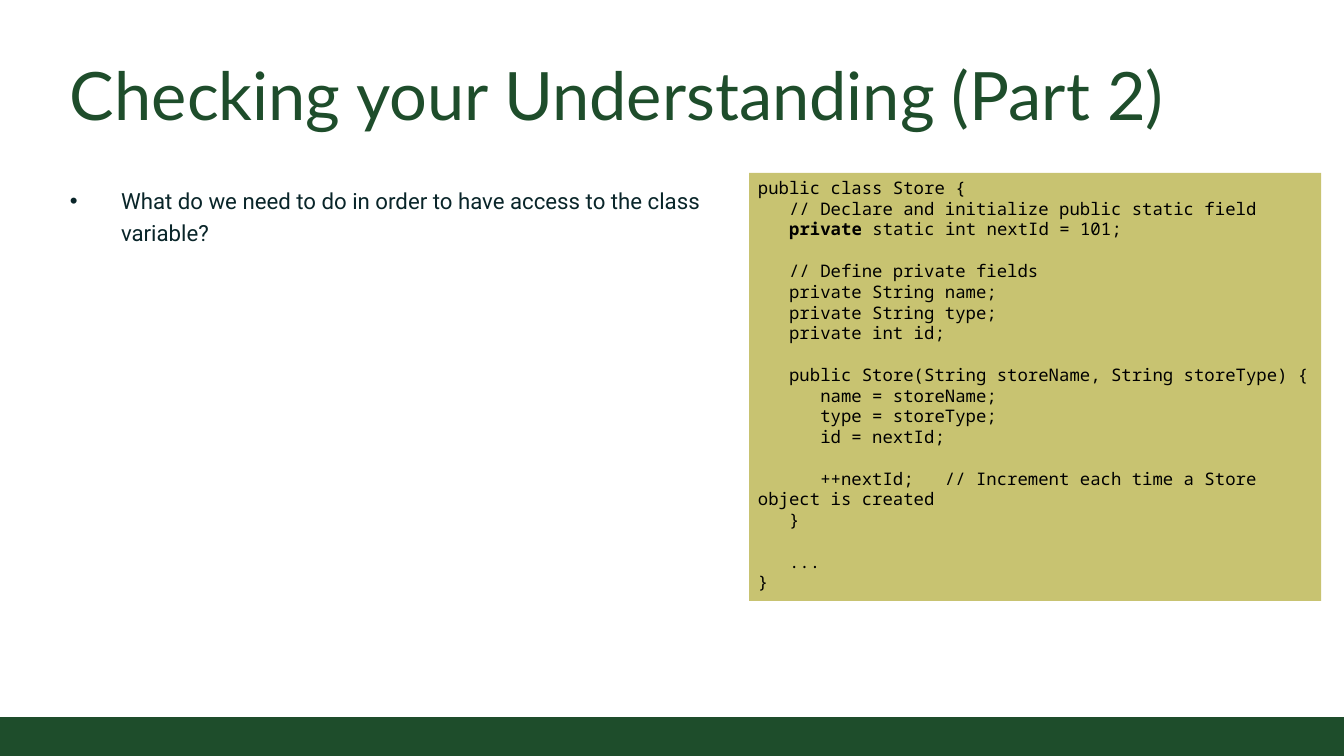
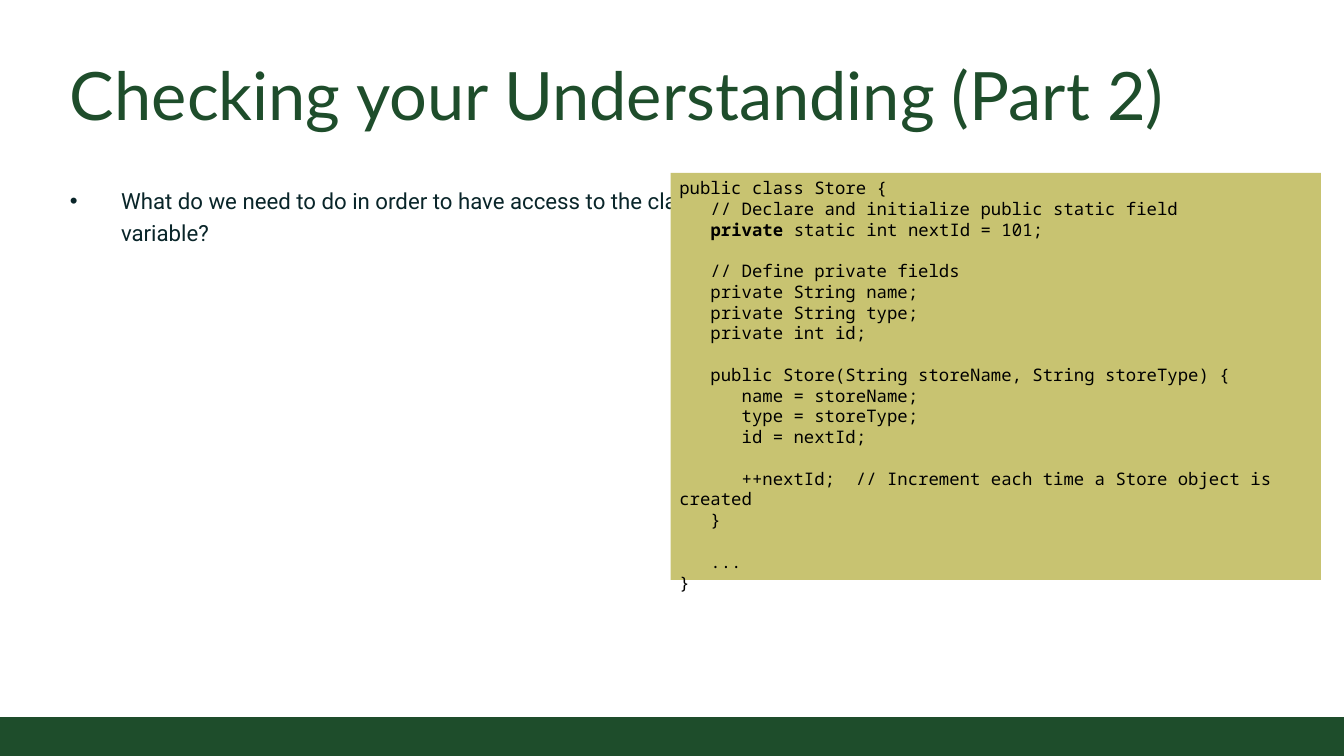
Before and after one commit to CSU-CompSci-CS163-4/Handouts, a slide deck: slide 8 of slides/On-Campus/09_03_MoreClasses.pptx (slide 7 before the commit). Drawn at 1344x756 pixels with LibreOffice and Linux fonts; fonts in the diff are those of the drawing; background and template pictures are left out. Boxes give left, top, right and bottom in pixels: in the first picture for what was removed or moved away, otherwise in the second. Text is boxed around its words. In the diff, an @@ line names an element or a change of style, - is before the commit and + after.

```diff
--- a/slides/On-Campus/09_03_MoreClasses.pptx
+++ b/slides/On-Campus/09_03_MoreClasses.pptx
@@ rectangle "public class Store {" resized from (x1=749, y1=173, x2=1321, y2=600) to (x1=671, y1=173, x2=1321, y2=580) @@
```
Also in this commit, not shown: 4 other slides changed, 3 slides added, 1 other file.
